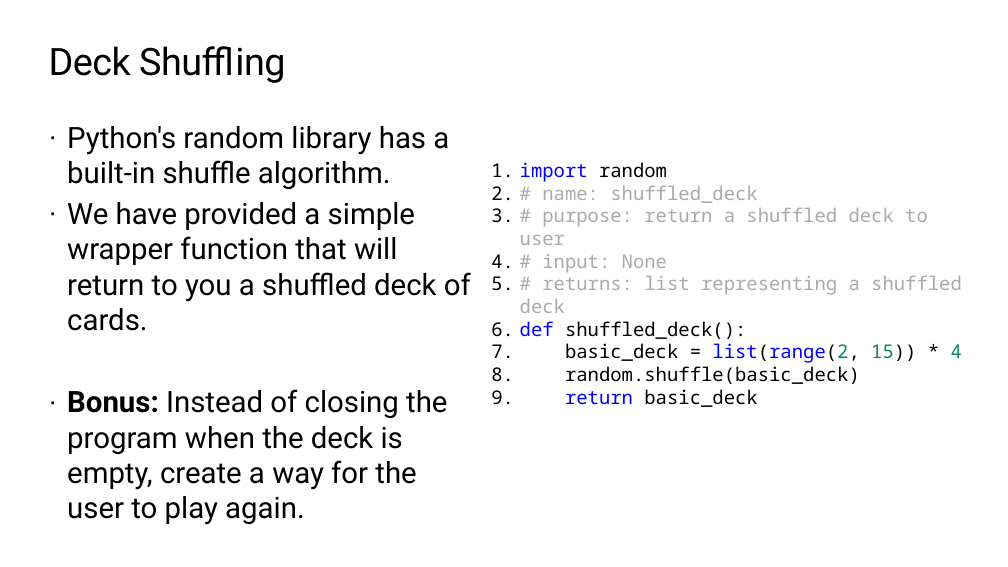
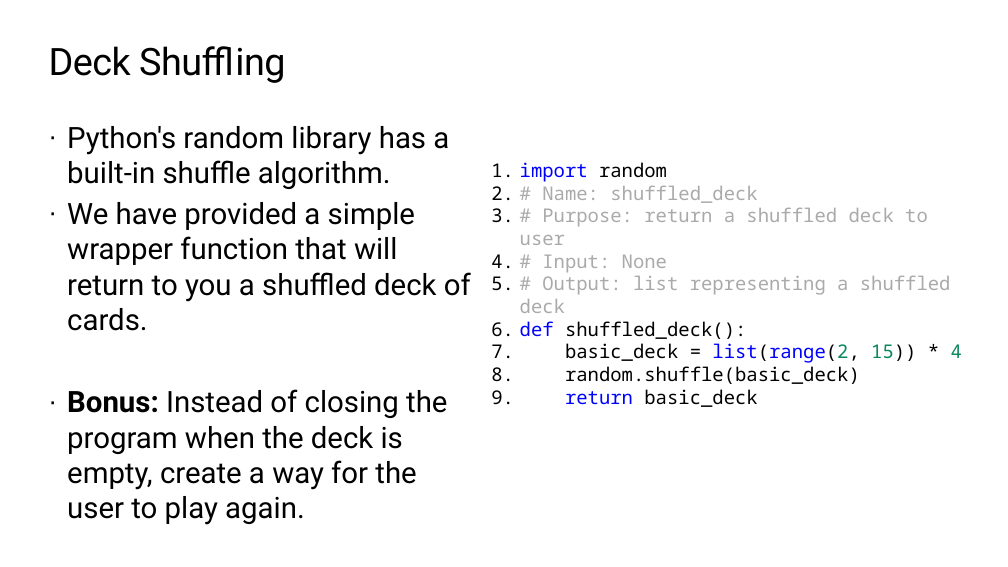
Before and after one commit to TEALSK12/2nd-semester-introduction-to-computer-science, a slide deck: slide 15 of units/3_unit/slidedecks/Intro Python 3.03 TEALS.pptx. Drawn at 1008x567 pixels with LibreOffice and Linux fonts; fonts in the diff are those of the drawing; background and template pictures are left out. Boxes give left, top, right and bottom in pixels: in the first picture for what was removed or moved away, otherwise in the second. Text is boxed around its words. In the diff, an @@ line names an element or a change of style, - is before the commit and + after.

```diff
--- a/units/3_unit/slidedecks/Intro Python 3.03 TEALS.pptx
+++ b/units/3_unit/slidedecks/Intro Python 3.03 TEALS.pptx
@@ text at [520,186,951,313]: text changed @@
-2. # name: shuffled_deck
-3. # purpose: return a shuffled deck to user
-4. # input: None
-5. # returns: list representing a shuffled deck
+2. # Name: shuffled_deck
+3. # Purpose: return a shuffled deck to user
+4. # Input: None
+5. # Output: list representing a shuffled deck
```
Also in this commit, not shown: 5 other slides changed, 11 other files.
